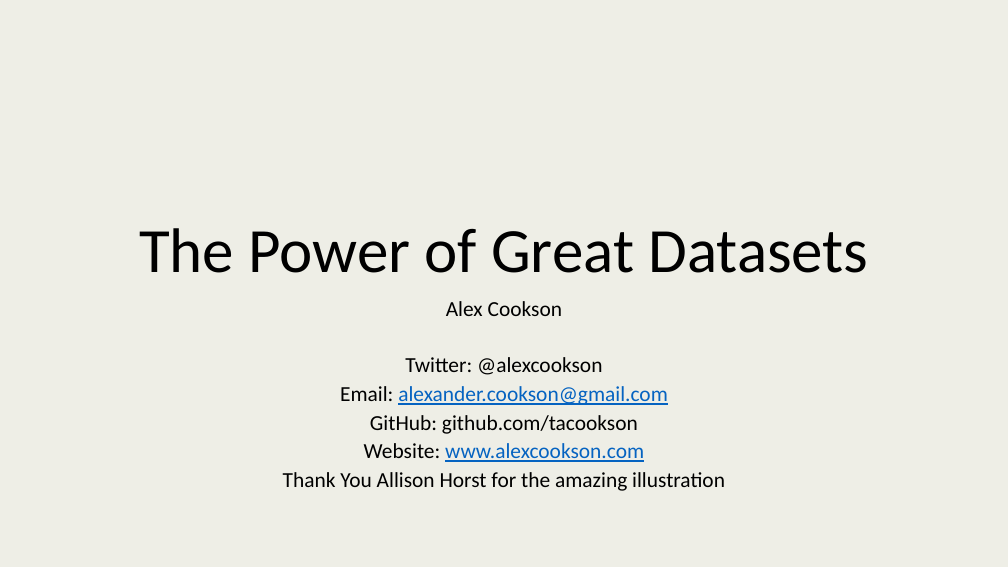
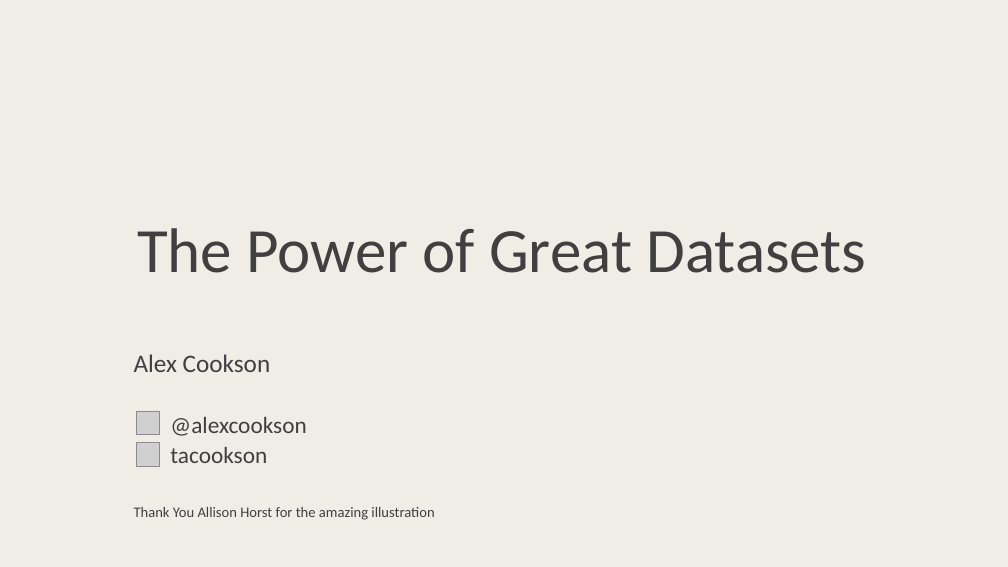
Before and after one commit to tacookson/power-of-great-datasets, a slide deck: slide 1 of The Power of Great Datasets (PPT).pptx. Drawn at 1008x567 pixels with LibreOffice and Linux fonts; fonts in the diff are those of the drawing; grey boxes stand for pictures; background and template pictures are left out. Boxes give left, top, right and bottom in pixels: in the first picture for what was removed or moved away, otherwise in the second. Text is boxed around its words. In the diff, an @@ line names an element or a change of style, - is before the commit and + after.

```diff
--- a/The Power of Great Datasets (PPT).pptx
+++ b/The Power of Great Datasets (PPT).pptx
@@ title "The Power of Great Datasets" at [137,228,866,273]: text colour #000000 to #404040 @@
@@ subtitle "Alex Cookson": place and size @@
-subtitle "Alex Cookson" at [283,301,725,491]
+subtitle "Alex Cookson" at [134,354,434,520]
@@ subtitle at [134,354,434,520]: size 20.4 to 24.1 pt in "Alex Cookson"; text colour #000000 to #404040 in "Alex Cookson", "Thank You Allison Horst for the amazing ..."; size 20.4 to 13.9 pt in "Thank You Allison Horst for the amazing ..."; alignment centre to left @@
@@ picture added at [136,411,160,435] @@
@@ subtitle at [170,417,306,463]: text changed; size 20.4 to 22.2 pt; text colour #000000 to #404040 @@
-Twitter: @alexcookson
-Email: alexander.cookson@gmail.com
-GitHub: github.com/tacookson
-Website: www.alexcookson.com
+@alexcookson
+tacookson
@@ picture added at [136,442,160,466] @@
```
Also in this commit, not shown: 4 other slides changed, 3 slides added, 1 slide removed, 2 other files.
